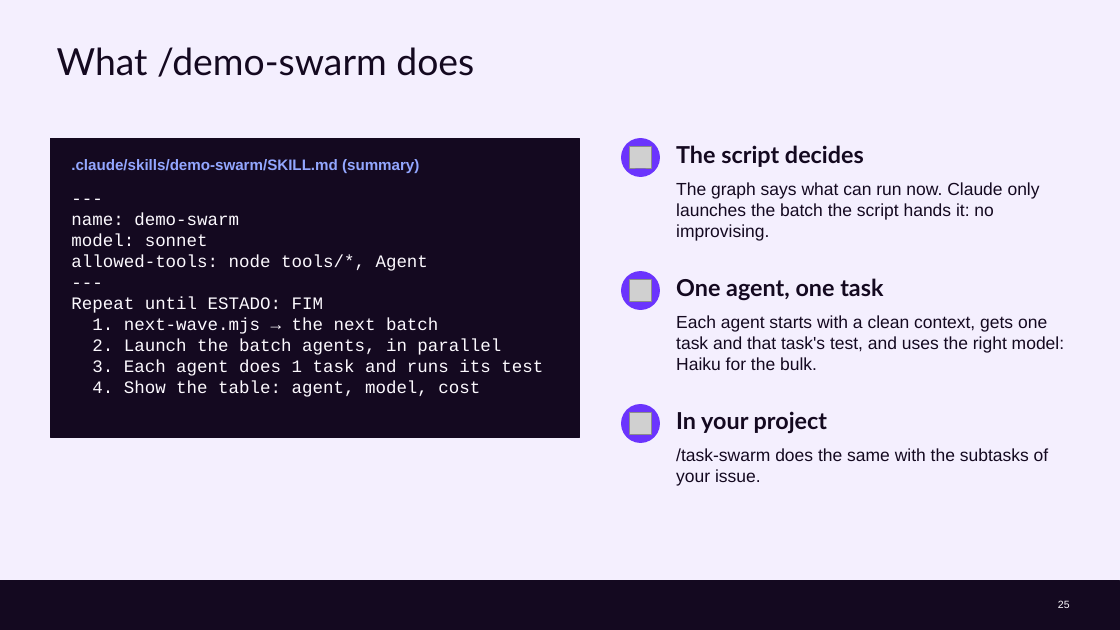
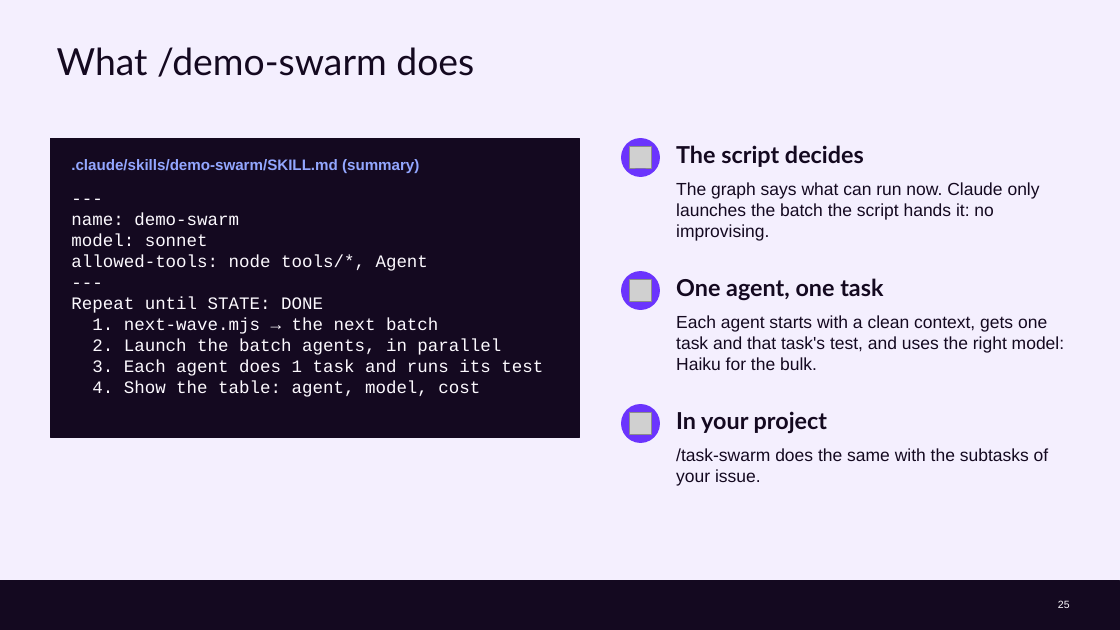
Before and after one commit to cx-guilherme-pinto/workshop-claude, a slide deck: slide 25 of slides/workshop.en.pptx. Drawn at 1120x630 pixels with LibreOffice and Linux fonts; fonts in the diff are those of the drawing; grey boxes stand for pictures; background and template pictures are left out. Boxes give left, top, right and bottom in pixels: in the first picture for what was removed or moved away, otherwise in the second. Text is boxed around its words. In the diff, an @@ line names an element or a change of style, - is before the commit and + after.

```diff
--- a/slides/workshop.en.pptx
+++ b/slides/workshop.en.pptx
@@ text at (71, 297, 323, 313): text changed @@
-Repeat until ESTADO: FIM
+Repeat until STATE: DONE
```
Also in this commit, not shown: 11 other slides changed, 35 other files.
